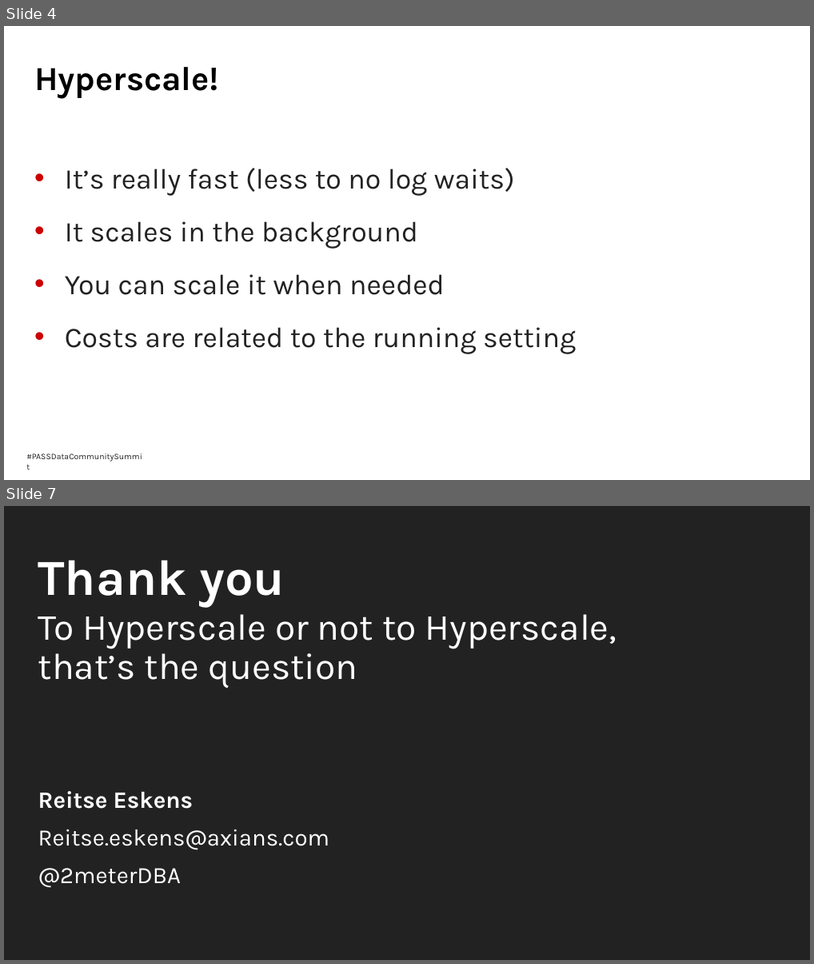
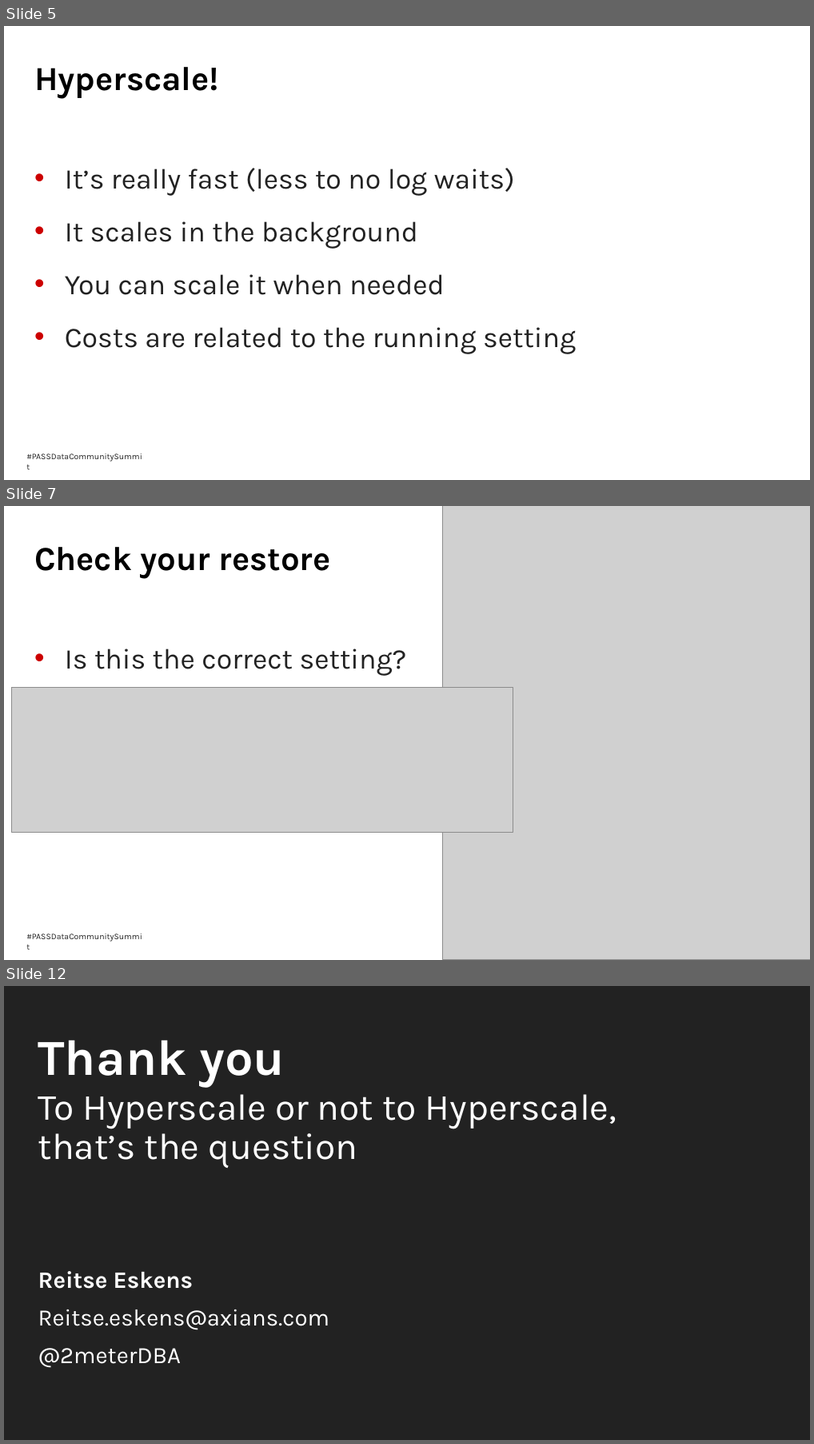
Before and after one commit to reitse/Speaking, a slide deck: 10-2021 Pass Summit/To Hyperscale or not to Hyperscale, that's.pptx. Shown one above the other, each under a label of ours: slides 4 and 7 before the commit, slides 5, 7 and 12 after it; the slides between them are not shown. The pictures are 814x964 and 814x1444 pixels, drawn with LibreOffice and Linux fonts; fonts in the diff are those of the drawing; grey boxes stand for pictures; background and template pictures are left out. Boxes give left, top, right and bottom in pixels: in the first picture for what was removed or moved away, otherwise in the second. Text is boxed around its words. In the diff, an @@ line names an element or a change of style, - is before the commit and + after.

```diff
--- a/10-2021 Pass Summit/To Hyperscale or not to Hyperscale, that's.pptx
+++ b/10-2021 Pass Summit/To Hyperscale or not to Hyperscale, that's.pptx
@@ slide 7 added at box(4, 506, 810, 960), background #FFFFFF; not listed: 1 template element that a slide beside it also shows @@
@@ picture added at box(443, 506, 810, 960) @@
@@ title added at box(34, 547, 331, 579), 40 pt, text #000000, bold @@
+Check your restore
@@ text added at box(65, 648, 407, 675), 34 pt, text #222222 @@
+• Is this the correct setting?
@@ picture added at box(12, 688, 514, 832) @@
@@ what was slide 4 is now slide 5 @@
@@ what was slide 7 is now slide 12 @@
```
Also in this commit, not shown: 3 slides changed, 4 other slides added, 10 other files.
